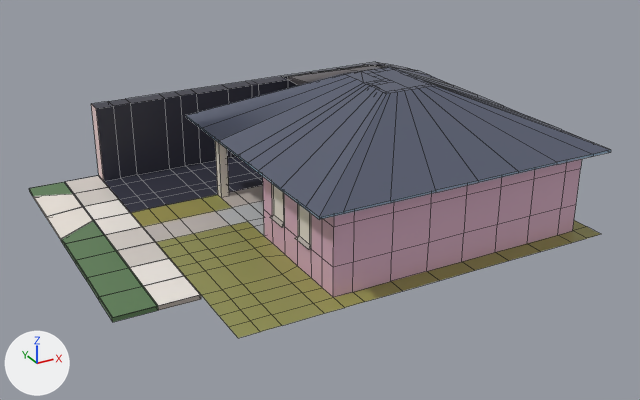
One commit to the FBX model Assets/Models/house0.fbx: the scene before it, then after it.
One viewpoint serves both versions: a camera (50 mm lens) standing at (-20.0, -35.3, 18.1) and looking at (-1.4, -1.4, 1.2). Lighting does not change. The marker at lower left points along +X, +Y and +Z. Mesh edges are drawn as thin lines. Where no turn or scale is listed for an object, it has been applied to the vertices. Vertices at the same position are counted once.
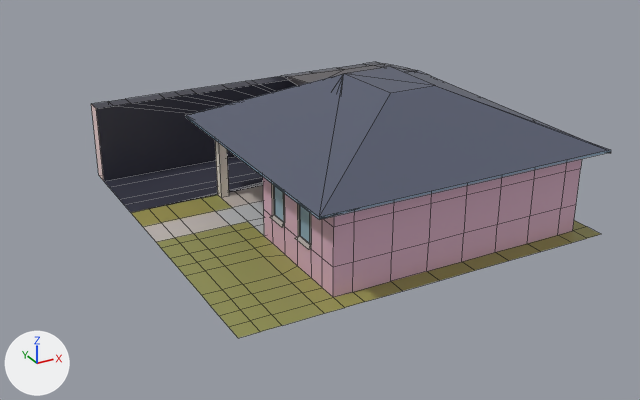
Diff of the bpy script that builds the scene:
```diff
--- a/Assets/Models/house0.fbx.py
+++ b/Assets/Models/house0.fbx.py
@@ me_plane @@
 # used by ob_plane; location = (0.0, 0.0, 0.2)
-me_plane.from_pydata(...)  # 577 vertices, 534 faces; spans x -9.1..9.2, y -9.1..9.1, z 0.0..6.6
+me_plane.from_pydata(...)  # 443 vertices, 446 faces; spans x -9.1..9.2, y -9.1..9.1, z 0.0..6.6
+# me_plane part 1
+# 156 vertices are removed from x -8.2..9.2, y -9.0..8.2, z 0.0..6.6
+# 259 faces are deleted
+# 22 vertices are added at x -4.5..9.2, y -9.0..3.6, z 1.5..4.1
+# 171 new faces join them
 me_plane.materials.append(mat_material)
@@ ob_cube_002 @@
-ob_cube_002 = bpy.data.objects.new('Cube.002', me_cube_006)
-ob_cube_002.location = (-10.98, 5.49, 0.15)
@@ ob_cube_012 @@
-ob_cube_012 = bpy.data.objects.new('Cube.012', me_cube_028)
-ob_cube_012.location = (-10.98, -1.83, 0.15)
```

Pixel boxes (x1, y1, x2, y2) of what changed, in the pictures (640 x 400 px):
'Cube.012', deleted
    before: (65, 227, 201, 322)
'Cube.002', deleted
    before: (29, 176, 142, 247)
part 1 of me_plane, cut back
    both: (96, 66, 611, 245)
